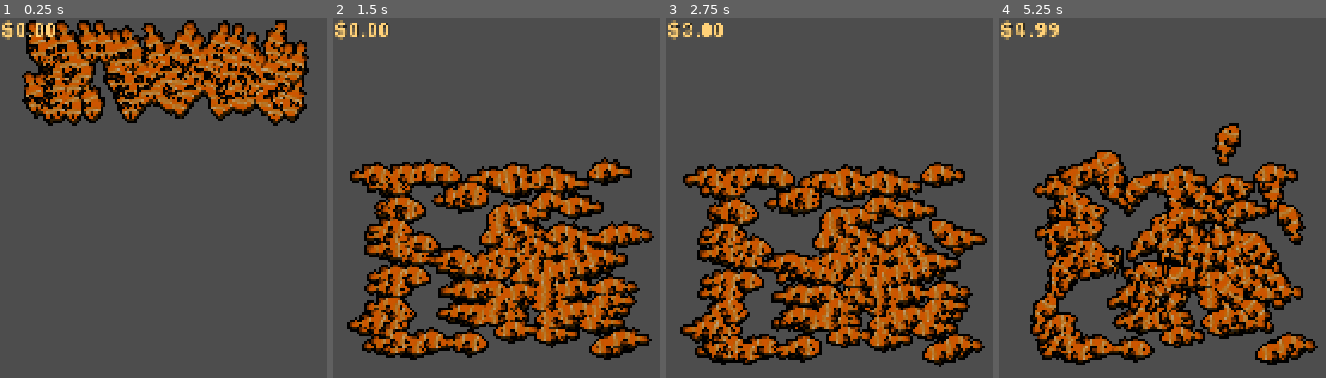
Above: before the commit, frames 1-4 (left to right).
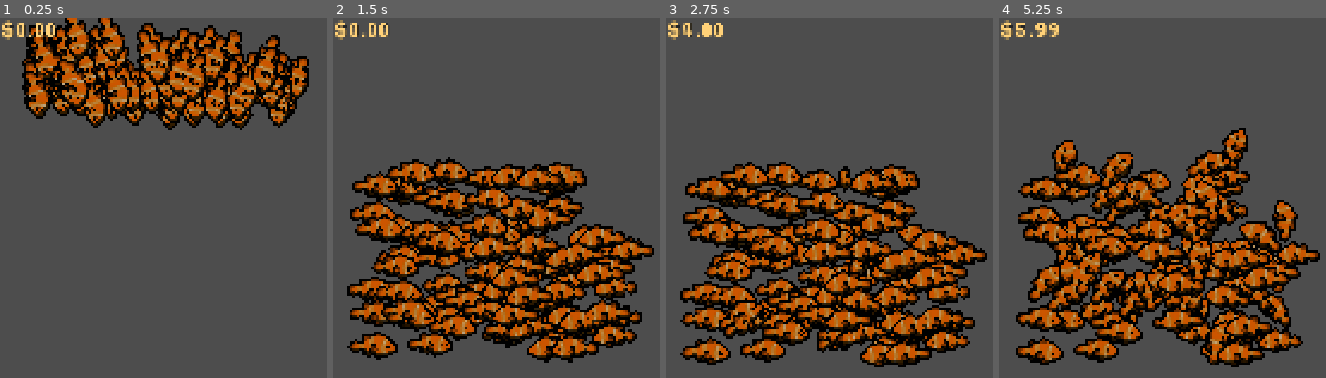
Above: after the commit, the same moments.

Repository: AyyBee123/Fish-Incremental-Game
Game: Godot game, scene res://Scenes/Aquarium/aquarium.tscn
Same seed, same stepped clock (60 frames per second), same inputs: the game is played once before the commit and once after it. Before the commit the project starts from res://Scenes/aquarium.tscn.
Inputs (mouse positions are in pixels of both pictures, inside the frame that each line leads up to):
- Up to frame 1 (0.25 s): no input
- Up to frame 2 (1.5 s): move the mouse to (outside the picture) at 0.52 s; press the mouse at (outside the picture) at 0.53 s; move the mouse to (571, 266) at 1.27 s; release the mouse at (571, 266) at 1.28 s; click (571, 266) at 1.35 s
- Up to frame 3 (2.75 s): move the mouse to (outside the picture) at 2.02 s; press the mouse at (outside the picture) at 2.03 s
- Up to frame 4 (5.25 s): move the mouse to (outside the picture) at 2.77 s; release the mouse at (outside the picture) at 2.78 s; click (outside the picture) at 2.85 s; move the mouse to (outside the picture) at 3.52 s; press the mouse at (outside the picture) at 3.53 s; move the mouse to (1159, 176) at 4.27 s; release the mouse at (1159, 176) at 4.28 s; click (1159, 176) at 4.35 s; move the mouse to (outside the picture) at 5.02 s; press the mouse at (outside the picture) at 5.03 s

The runs differ from the first frame. In frame 1, 18% of the frame differs, in the area x 6-95%, y 0-32%; in frame 2, 35%; in frame 3, 36%; in frame 4, 38%, in the area x 5-99%, y 1-97%.

Commit message:
fixed clicking when fish had non-zero depth

Diff:
--- a/Scenes/Fish/clownfish.tscn
+++ b/Scenes/Fish/clownfish.tscn
@@ -4,7 +4,7 @@
 [ext_resource type="Material" uid="uid://b7mten2i55q3b" path="res://Shaders/Materials/outline.tres" id="2_drabq"]
 [ext_resource type="Script" uid="uid://bi2d20nlwc4cg" path="res://Scripts/Fish/fish.gd" id="2_ua3lr"]
 [ext_resource type="Shader" uid="uid://c1fj4ewss4ptt" path="res://Shaders/cel-shader-base.gdshader" id="3_drabq"]
-[ext_resource type="Texture2D" uid="uid://bdabgnt10l3ar" path="res://Assets/Fish/Clownfish/Clownfish_Image.png" id="4_drabq"]
+[ext_resource type="Texture2D" uid="uid://bdabgnt10l3ar" path="res://Assets/Textures/Fish/Clownfish/Clownfish_Image.png" id="4_drabq"]
 
 [sub_resource type="ShaderMaterial" id="ShaderMaterial_drabq"]
 render_priority = 0
--- a/Scripts/Click/click_circle.gd
+++ b/Scripts/Click/click_circle.gd
@@ -20,6 +20,7 @@
 
 	if intersection != null:
 		global_position = intersection
+		look_at(intersection + ray_direction, Vector3.UP)
 
 
 func _input(event: InputEvent) -> void:
--- a/Scripts/Managers/fish_manager.gd
+++ b/Scripts/Managers/fish_manager.gd
@@ -28,7 +28,7 @@
 	return fish_instance
 
 
-func spawn_fish(fish_instance: FishInstanceResource, play_anim: bool, pos: Vector3 = Vector3(randf_range(aquarium_min.x, aquarium_max.x), 0, 0)) -> void:
+func spawn_fish(fish_instance: FishInstanceResource, play_anim: bool, pos: Vector3 = Vector3(randf_range(aquarium_min.x, aquarium_max.x), 0, randi_range(-4, 8))) -> void:
 	var fish: Fish = fish_instance.species.model.instantiate()
 	fish.fish_res = fish_instance
 	add_child(fish)
Renamed: Assets/Fish/Clownfish/Clownfish_Image.png -> Assets/Textures/Fish/Clownfish/Clownfish_Image.png
Not shown, changed: Assets/Textures/Fish/Clownfish/Clownfish_Image.png.import
Not shown: 3 places in Scenes/Aquarium/aquarium.tscn that only renumber resources
